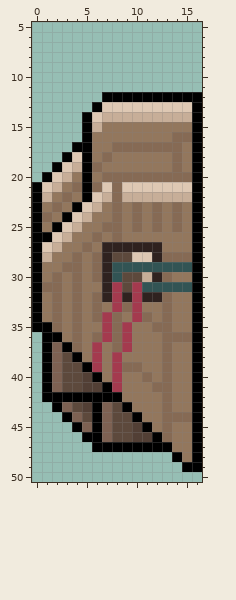
Edited in one commit: sprite sheet (StarcourseDock/assets/parts/io_wing_left.png). The picture above is the old version.
The file is 17x65 pixels. Shown: x 0..16, y 5..50.
And afterwards:
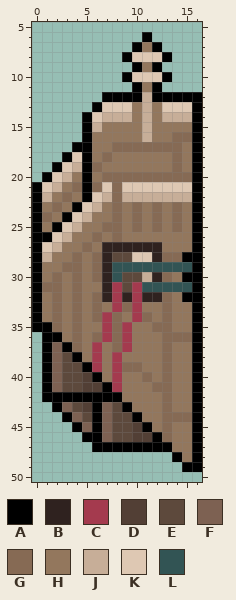
Palette (. is transparent): A #000000  B #2f221f  C #a43a4e  D #523f35  E #5d493c  F #7d6152  G #866a54  H #93775d  J #c7ae98  K #dec8b3  L #325454
The edit:
The edit adds colour A in row 6 at x 11; in row 7 at x 10 and 12; in row 8 at x 9 and 13; in row 9 at x 10 and 12; in row 10 at x 9 and 13; in row 11 at x 10 and 12.
Colour G gives way to colour A in row 28 at x 15.
Colour H gives way to colour A in row 30 at x 15; in row 32 at x 15.
The edit adds colour H in row 7 at x 11; in row 9 at x 11; in row 11 at x 11.
Colour J gives way to colour H in row 14 at x 10 and 12.
Colour K gives way to colour H in row 13 at x 10 and 12.
Colour A gives way to colour J in row 12 at x 11.
Colour H gives way to colour J in rows 15 to 16 at x 11.
Colour K gives way to colour J in row 13 at x 11.
The edit adds colour K in row 8 at x 10 to 12; in row 10 at x 10 to 12.
Changed places in both pictures, as pixel boxes (x1, y1, x2, y2):
changed: (122, 32, 172, 142)
changed: (182, 252, 192, 302)
